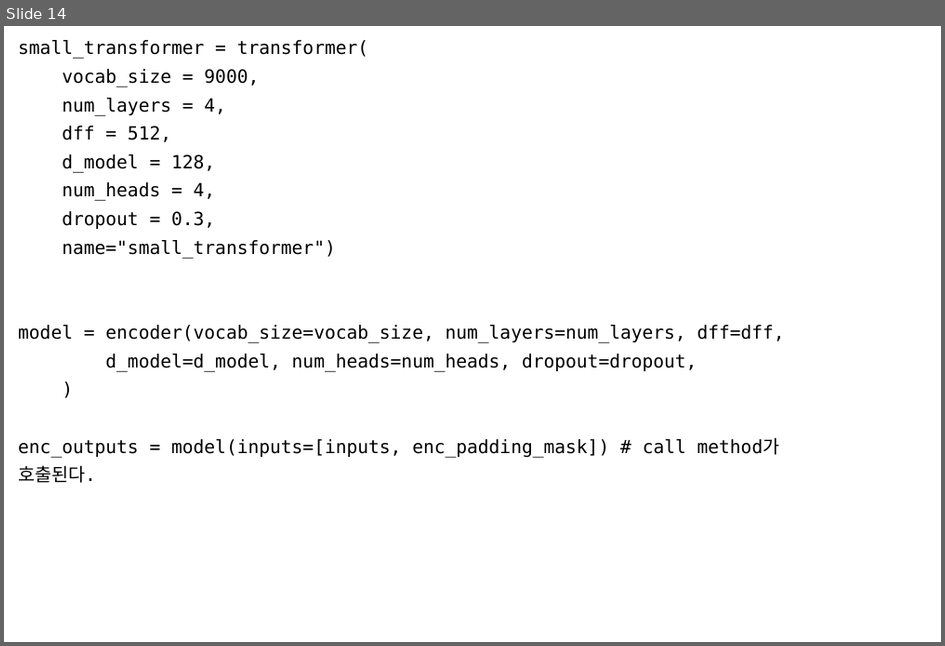
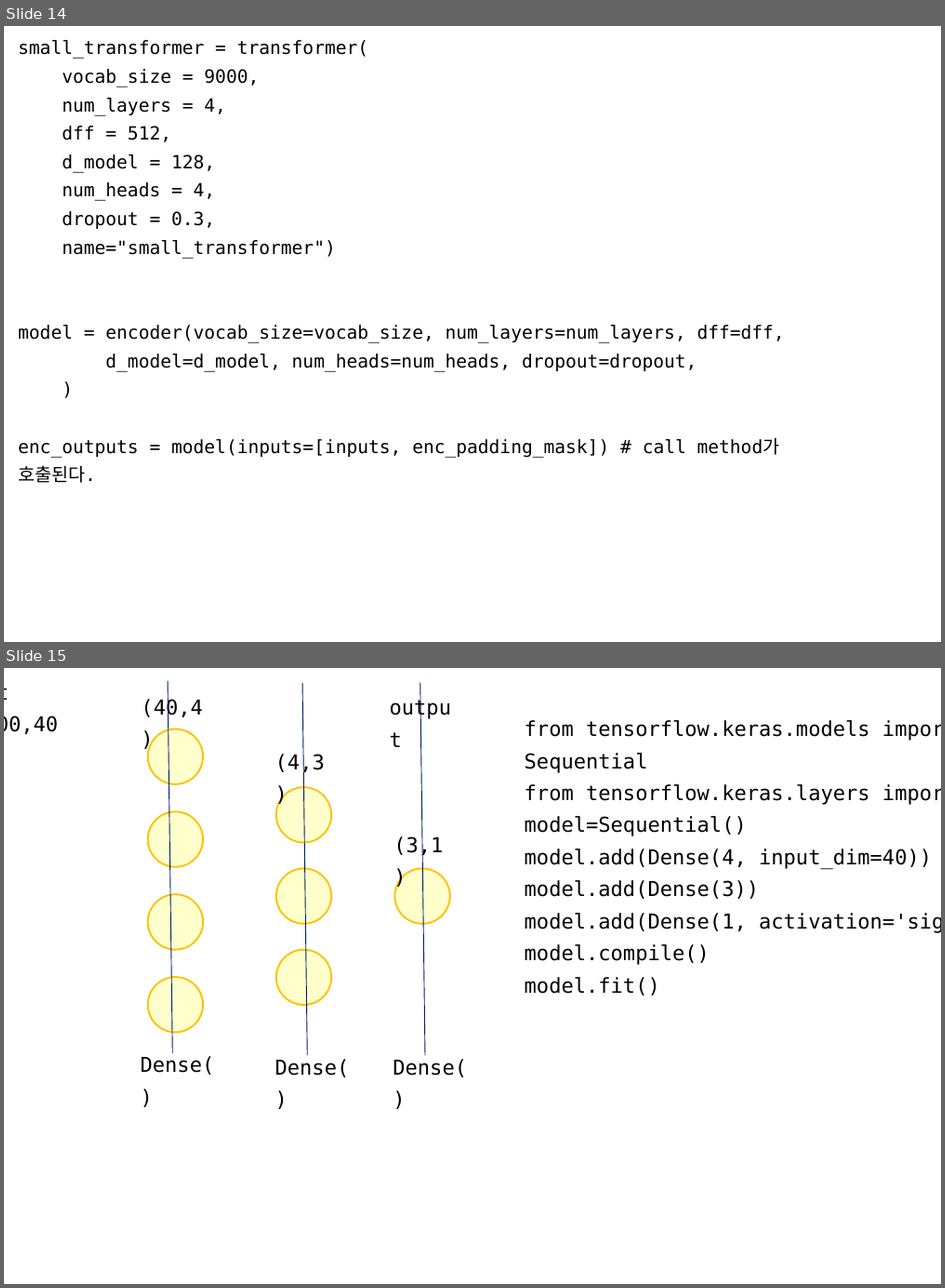
Before and after one commit to imguru-mooc/deep_learning_nlp, a slide deck: 트랜스포머분석_판서.pptx. Shown one above the other, each under a label of ours: slide 14 before the commit, slides 14 and 15 after it. The pictures are 945x646 and 945x1288 pixels, drawn with LibreOffice and Linux fonts; fonts in the diff are those of the drawing. Boxes give left, top, right and bottom in pixels: in the first picture for what was removed or moved away, otherwise in the second. Text is boxed around its words. In the diff, an @@ line names an element or a change of style, - is before the commit and + after.

```diff
--- a/트랜스포머분석_판서.pptx
+++ b/트랜스포머분석_판서.pptx
@@ slide 15 added at [4, 668, 941, 1284], background #FFFFFF @@
@@ line added from (168, 680) to (172, 1053), #002060 0.75 pt @@
@@ line added from (303, 683) to (308, 1056), #002060 0.75 pt @@
@@ text added at [382, 684, 466, 721], 18 pt, text #000000 @@
+output
@@ line added from (421, 683) to (425, 1056), #002060 0.75 pt @@
@@ text added at [4, 715, 58, 734], 18 pt, text #000000 @@
+input
+(10000,40)
@@ text added at [141, 698, 202, 720], 18 pt, text #000000 @@
+(40,4)
@@ text added at [525, 720, 941, 995], 18 pt, text #000000 @@
+from tensorflow.keras.models import Sequential
+from tensorflow.keras.layers import Dense
+model=Sequential()
+model.add(Dense(4, input_dim=40))
+model.add(Dense(3))
+model.add(Dense(1, activation='sigmoid'))
+model.compile()
+model.fit()
@@ ellipse added at [147, 728, 203, 783], fill #FFFFCC, outline #FFC000 1.5 pt @@
@@ text added at [276, 753, 325, 775], 18 pt, text #000000 @@
+(4,3)
@@ ellipse added at [276, 787, 331, 842], fill #FFFFCC, outline #FFC000 1.5 pt @@
@@ ellipse added at [147, 811, 203, 867], fill #FFFFCC, outline #FFC000 1.5 pt @@
@@ text added at [394, 835, 443, 858], 18 pt, text #000000 @@
+(3,1)
@@ ellipse added at [276, 868, 331, 924], fill #FFFFCC, outline #FFC000 1.5 pt @@
@@ ellipse added at [395, 868, 449, 924], fill #FFFFCC, outline #FFC000 1.5 pt @@
@@ ellipse added at [147, 895, 203, 950], fill #FFFFCC, outline #FFC000 1.5 pt @@
@@ ellipse added at [276, 950, 331, 1005], fill #FFFFCC, outline #FFC000 1.5 pt @@
@@ ellipse added at [147, 977, 203, 1032], fill #FFFFCC, outline #FFC000 1.5 pt @@
@@ text added at [141, 1056, 215, 1074], 18 pt, text #000000 @@
+Dense()
@@ text added at [276, 1059, 350, 1077], 18 pt, text #000000 @@
+Dense()
@@ text added at [393, 1059, 467, 1077], 18 pt, text #000000 @@
+Dense()
```
Also in this commit, not shown: 4 other slides added, 1 other file.
